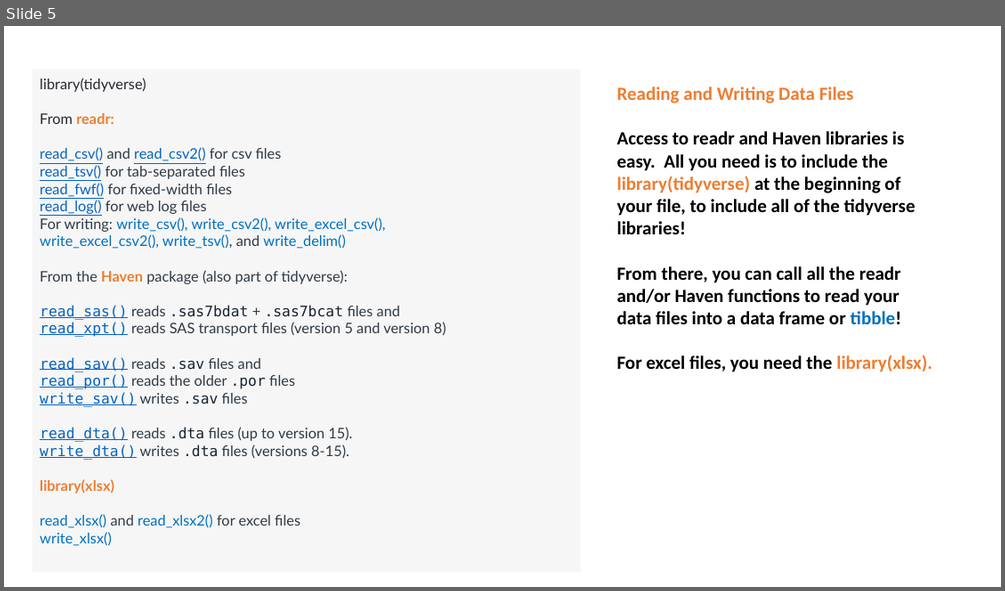
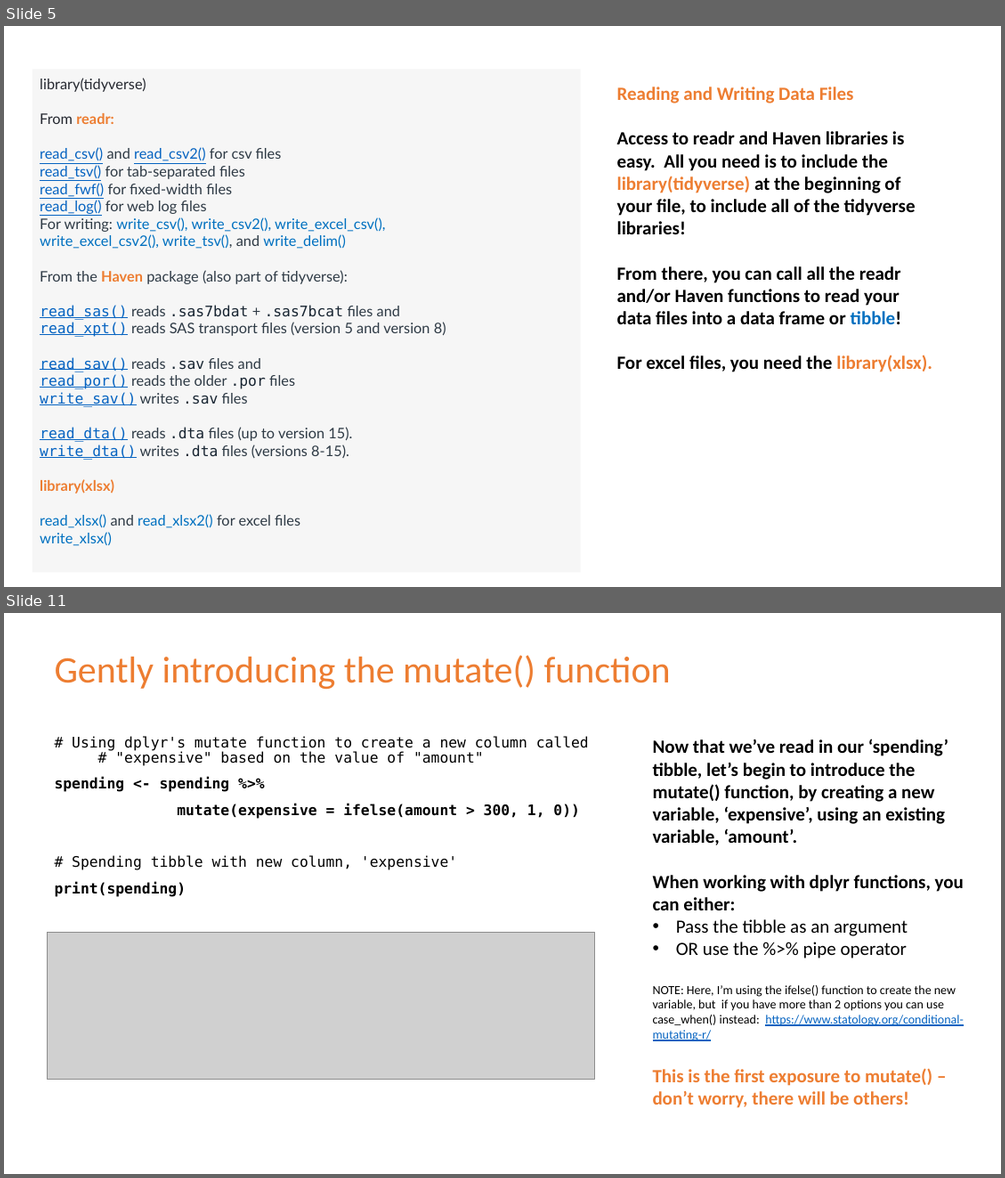
Before and after one commit to krashr-ds/R-cs-course, a slide deck: Lesson 6 - Reading and Wrangling Data with Tidyverse.pptx. Shown one above the other, each under a label of ours: slide 5 before the commit, slides 5 and 11 after it; the slides between them are not shown. The pictures are 1005x591 and 1005x1178 pixels, drawn with LibreOffice and Linux fonts; fonts in the diff are those of the drawing; grey boxes stand for pictures. Boxes give left, top, right and bottom in pixels: in the first picture for what was removed or moved away, otherwise in the second. Text is boxed around its words. In the diff, an @@ line names an element or a change of style, - is before the commit and + after.

Commit message:
Lesson 6 and code bank update
Adding Lesson 6 on dplyr and updating notebooks from prior lessons

```diff
--- a/Lesson 6 - Reading and Wrangling Data with Tidyverse.pptx
+++ b/Lesson 6 - Reading and Wrangling Data with Tidyverse.pptx
@@ slide 11 added at (x1=4, y1=613, x2=1001, y2=1174), background #FFFFFF @@
@@ title added at (x1=55, y1=655, x2=671, y2=690), 36 pt, text #ED7D31 @@
+Gently introducing the mutate() function
@@ text added at (x1=55, y1=736, x2=589, y2=897), 14 pt, text #000000 @@
+# Using dplyr's mutate function to create a new column called # "expensive" based on the value of "amount"
+spending <- spending %>%
+mutate(expensive = ifelse(amount > 300, 1, 0))
+# Spending tibble with new column, 'expensive'
+print(spending)
@@ text added at (x1=653, y1=738, x2=963, y2=1108), 18 pt, text #000000, bold @@
+Now that we’ve read in our ‘spending’ tibble, let’s begin to introduce the mutate() function, by creating a new variable, ‘expensive’, using an existing variable, ‘amount’.
+When working with dplyr functions, you can either:
+• Pass the tibble as an argument
+• OR use the %>% pipe operator
+NOTE: Here, I’m using the ifelse() function to create the new variable, but if you have more than 2 options you can use case_when() instead: https://www.statology.org/conditional-mutating-r/
+This is the first exposure to mutate() – don’t worry, there will be others!
@@ picture added at (x1=47, y1=933, x2=595, y2=1078) @@
```
Also in this commit, not shown: 6 slides changed, 19 other slides added, 19 slides removed, 49 other files.
